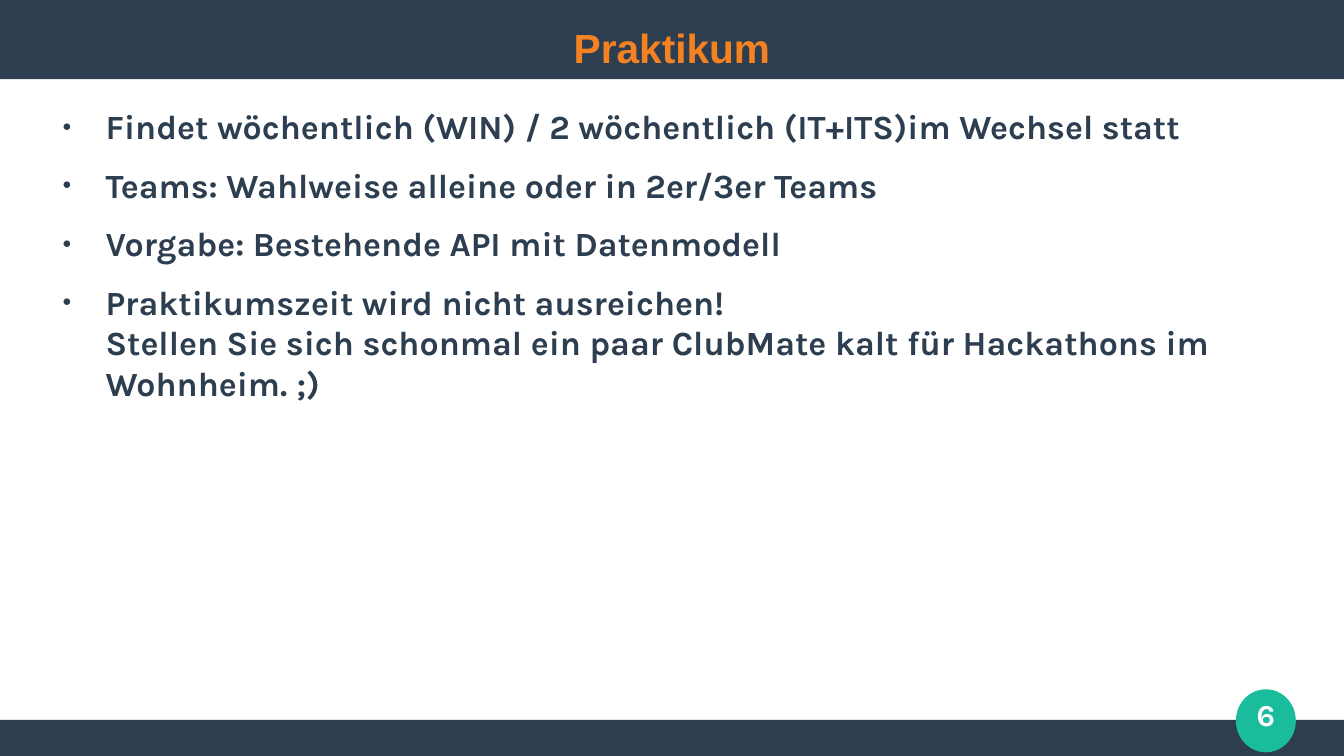
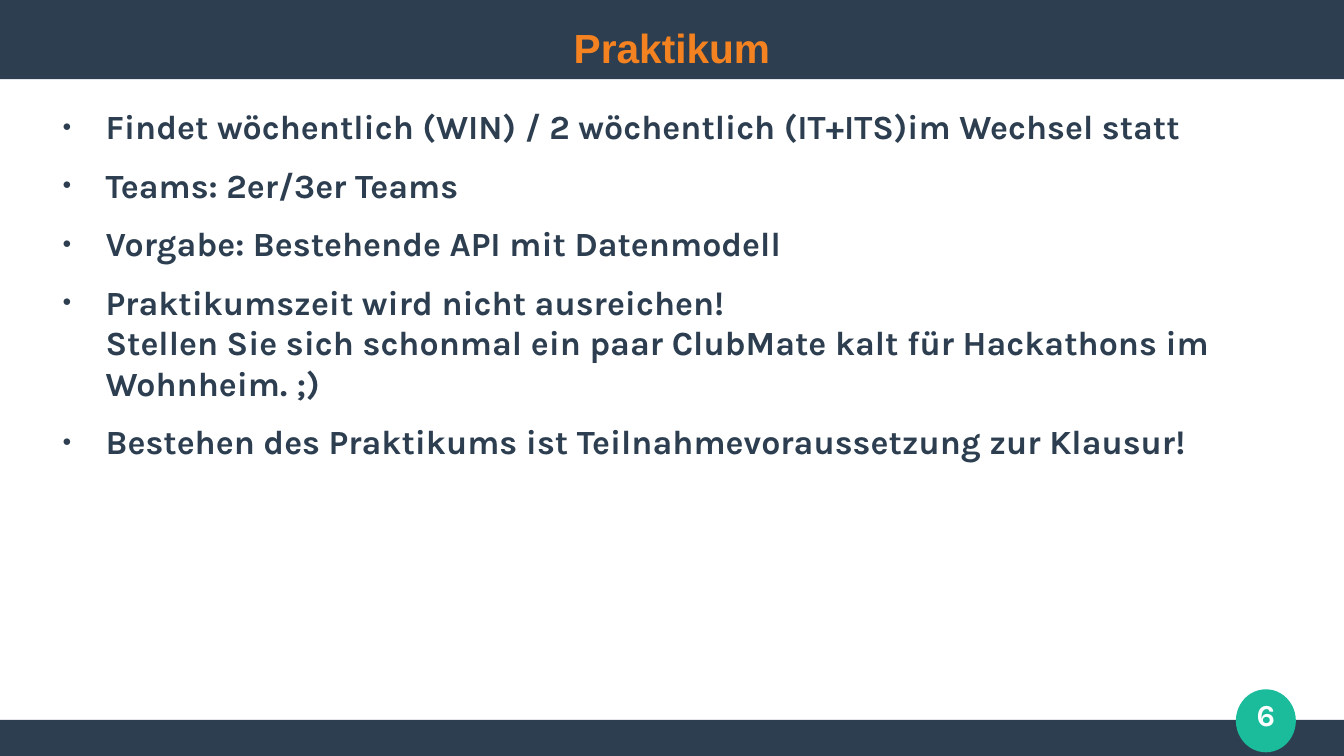
Before and after one commit to ghandmann/HS-AlbSig-WebAnwendungen2, a slide deck: slide 6 of Kapitel/00_Begruessung.odp. Drawn at 1344x756 pixels with LibreOffice and Linux fonts; fonts in the diff are those of the drawing. Boxes give left, top, right and bottom in pixels: in the first picture for what was removed or moved away, otherwise in the second. Text is boxed around its words. In the diff, an @@ line names an element or a change of style, - is before the commit and + after.

```diff
--- a/Kapitel/00_Begruessung.odp
+++ b/Kapitel/00_Begruessung.odp
@@ text at [106,172,458,201]: text changed @@
-● Teams: Wahlweise alleine oder in 2er/3er Teams
+● Teams: 2er/3er Teams
@@ text at [106,430,1185,463]: paragraph added @@
+● Bestehen des Praktikums ist Teilnahmevoraussetzung zur Klausur!
```
Also in this commit, not shown: 2 other slides changed.
